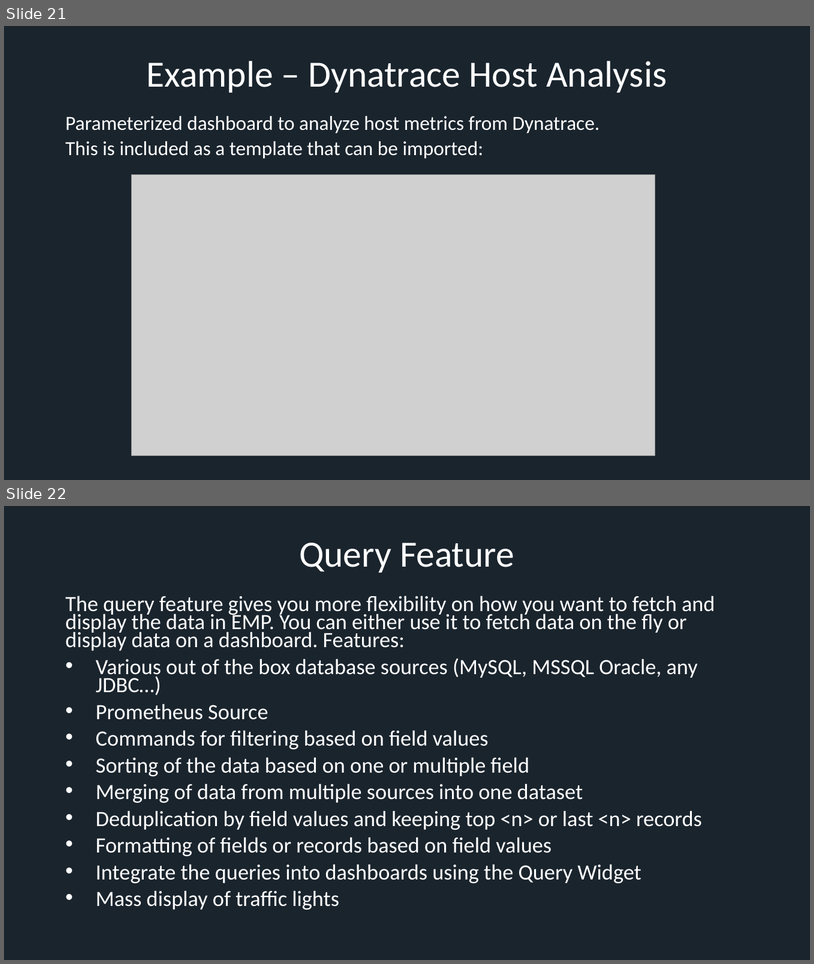
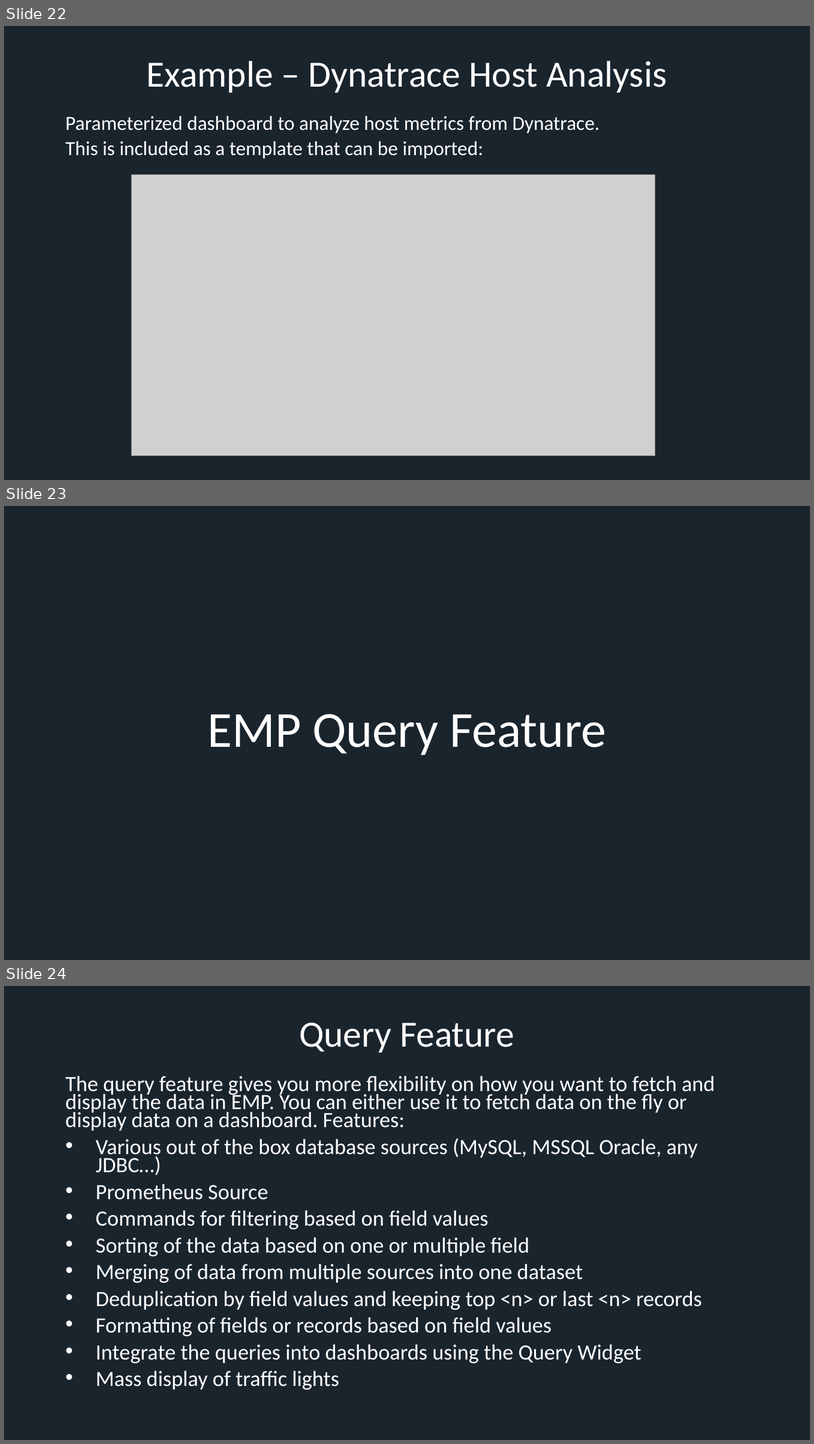
Before and after one commit to xresch/EngineeredMonitoringPlatform, a slide deck: EngineeredMonitoringPlatform/docs/EMP_PresentationSlides.pptx. Shown one above the other, each under a label of ours: slides 21 and 22 before the commit, slides 22, 23 and 24 after it. The pictures are 814x964 and 814x1444 pixels, drawn with LibreOffice and Linux fonts; fonts in the diff are those of the drawing; grey boxes stand for pictures. Boxes give left, top, right and bottom in pixels: in the first picture for what was removed or moved away, otherwise in the second. Text is boxed around its words. In the diff, an @@ line names an element or a change of style, - is before the commit and + after.

```diff
--- a/EngineeredMonitoringPlatform/docs/EMP_PresentationSlides.pptx
+++ b/EngineeredMonitoringPlatform/docs/EMP_PresentationSlides.pptx
@@ slide 23 added at (4, 506, 810, 960), background #1A242D @@
@@ title added at (207, 714, 606, 755), 60 pt, text #FFFFFF @@
+EMP Query Feature
@@ what was slide 21 is now slide 22 @@
@@ what was slide 22 is now slide 24 @@
```
Also in this commit, not shown: 1 slide changed, 12 other slides added, 2 slides removed.
